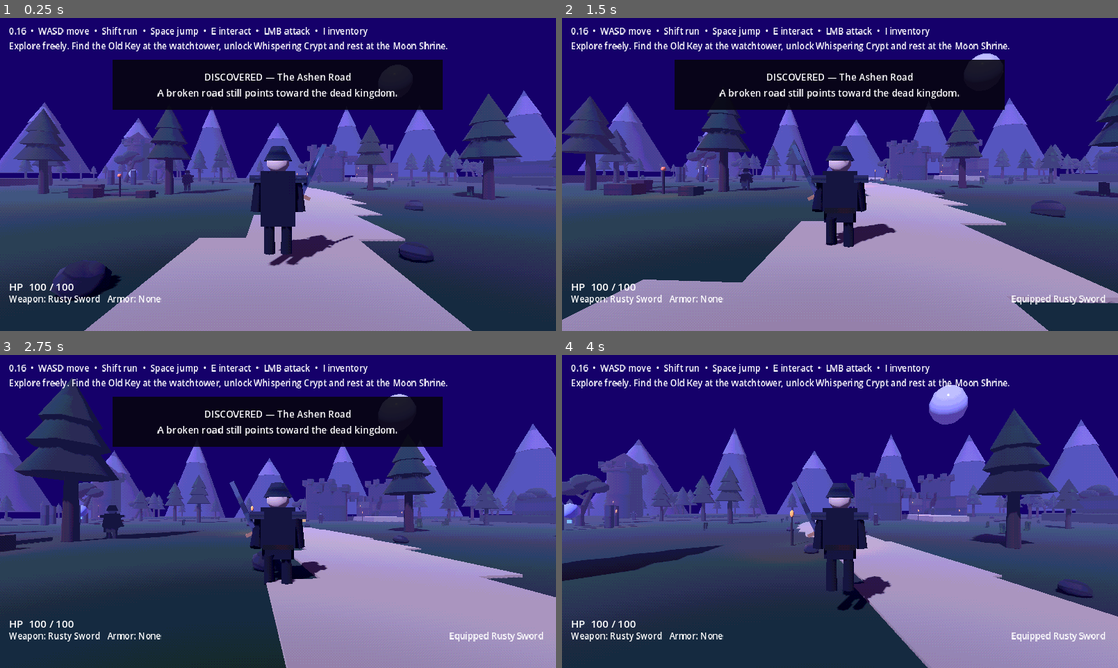
Above: before the commit, frames 1-4 (two rows, left to right).
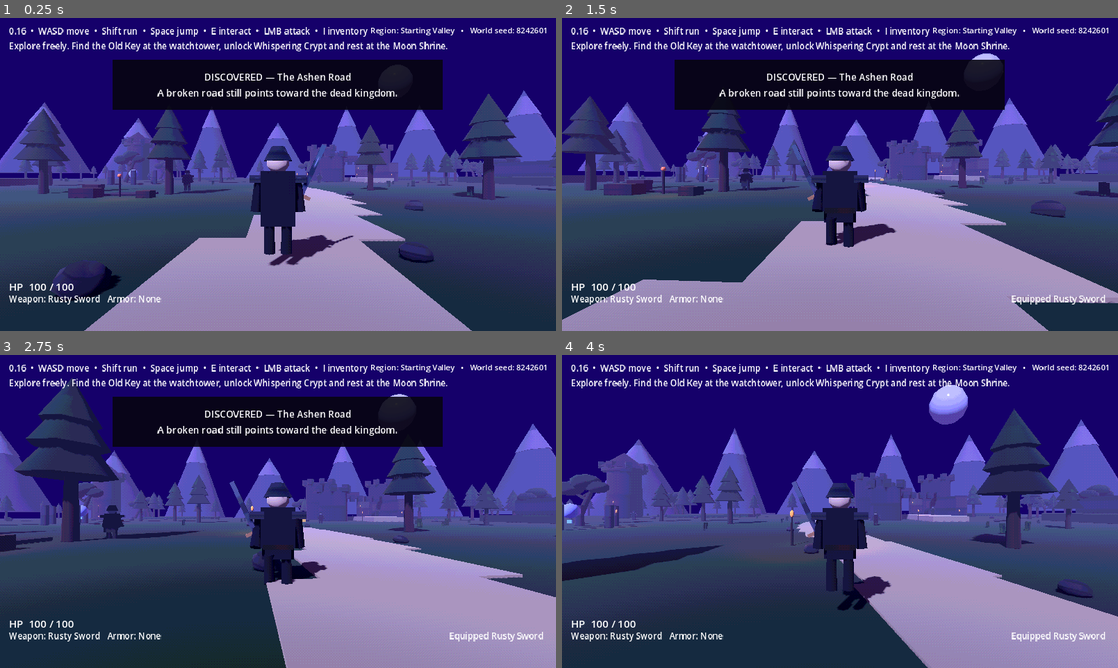
Above: after the commit, the same moments.

Repository: jasonjllind-cpu/aispel
Game: Godot game, scene res://main.tscn
Two runs of this game, one before a commit and one after it. Both use one fixed random seed, a clock stepped at 60 frames per second and the inputs below.
Inputs (mouse positions are in pixels of both pictures, inside the frame that each line leads up to):
- Up to frame 1 (0.25 s): no input
- Up to frame 2 (1.5 s): move the mouse to (867, 174) at 0.52 s; press the mouse at (867, 174) at 0.53 s; hold W (move_forward) from 0.53 s (still down); tap Space (jump) at 0.77 s; move the mouse to (812, 174) at 1.27 s; release the mouse at (812, 174) at 1.28 s; tap R (equip_next) at 1.35 s
- Up to frame 3 (2.75 s): keep holding W (move_forward); tap Space (jump) at 1.52 s; move the mouse to (289, 505) at 2.02 s; hold E (interact) from 2.03 s (still down)
- Up to frame 4 (4 s): keep holding W (move_forward); move the mouse to (834, 517) at 2.77 s; release E (interact) at 2.78 s; tap Shift (sprint) at 2.85 s; tap Space (jump) at 3.02, 3.77 s; move the mouse to (878, 514) at 3.52 s; press the mouse at (878, 514) at 3.53 s

The runs differ from the first frame. In frame 1, 0.3% of the frame differs, in the area x 42-99%, y 2-52%; in frame 2, 0.3%; in frame 3, 0.3%; in frame 4, 0.3%, in the area x 36-99%, y 2-51%.

Commit message:
Enable streamed region manager in main scene

Diff:
--- a/main.tscn
+++ b/main.tscn
@@ -1,10 +1,14 @@
-[gd_scene load_steps=3 format=3]
+[gd_scene load_steps=4 format=3]
 
 [ext_resource type="Script" path="res://scripts/world.gd" id="1_world"]
 [ext_resource type="Script" path="res://scripts/exploration_system.gd" id="2_exploration"]
+[ext_resource type="Script" path="res://scripts/world/region_manager.gd" id="3_regions"]
 
 [node name="Main" type="Node3D"]
 script = ExtResource("1_world")
 
 [node name="ExplorationSystem" type="Node" parent="."]
 script = ExtResource("2_exploration")
+
+[node name="RegionManager" type="Node" parent="."]
+script = ExtResource("3_regions")
